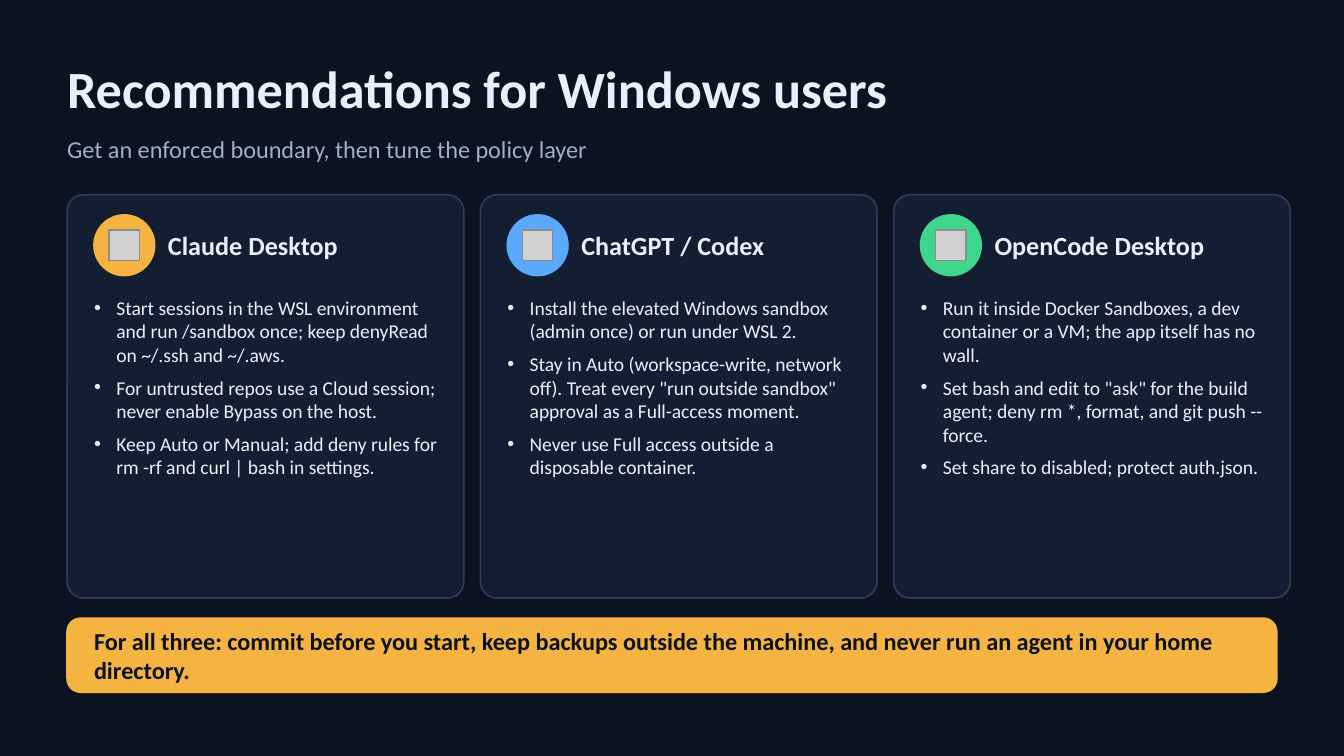
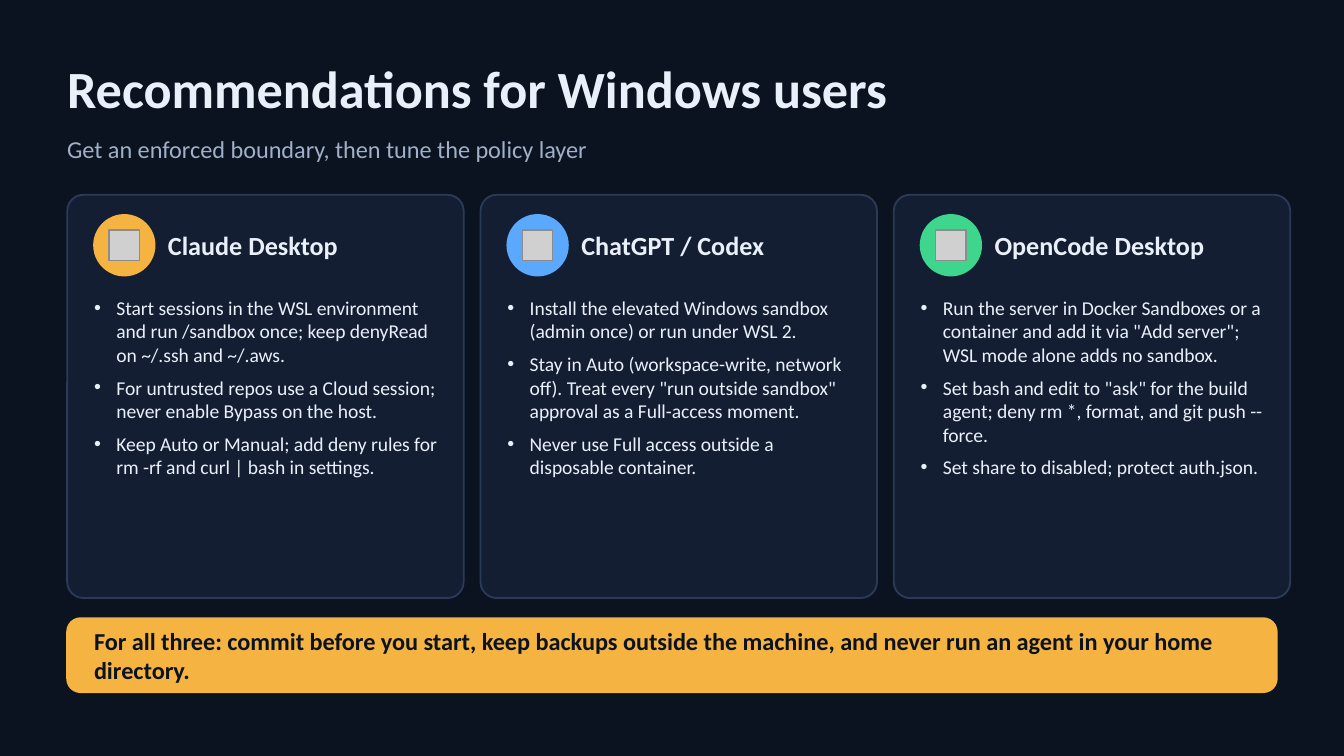
Before and after one commit to MichaelWakileh/contoso-creative-writer, a slide deck: slide 10 of docs/presentations/desktop-coding-agents-sandboxing-comparison.pptx (slide 9 before the commit). Drawn at 1344x756 pixels with LibreOffice and Linux fonts; fonts in the diff are those of the drawing; grey boxes stand for pictures. Boxes give left, top, right and bottom in pixels: in the first picture for what was removed or moved away, otherwise in the second. Text is boxed around its words. In the diff, an @@ line names an element or a change of style, - is before the commit and + after.

```diff
--- a/docs/presentations/desktop-coding-agents-sandboxing-comparison.pptx
+++ b/docs/presentations/desktop-coding-agents-sandboxing-comparison.pptx
@@ text at box(943, 301, 1260, 362): text changed @@
-• Run it inside Docker Sandboxes, a dev container or a VM; the app itself has no wall.
+• Run the server in Docker Sandboxes or a container and add it via "Add server"; WSL mode alone adds no sandbox.
```
Also in this commit, not shown: 3 other slides changed, 1 slide added.
